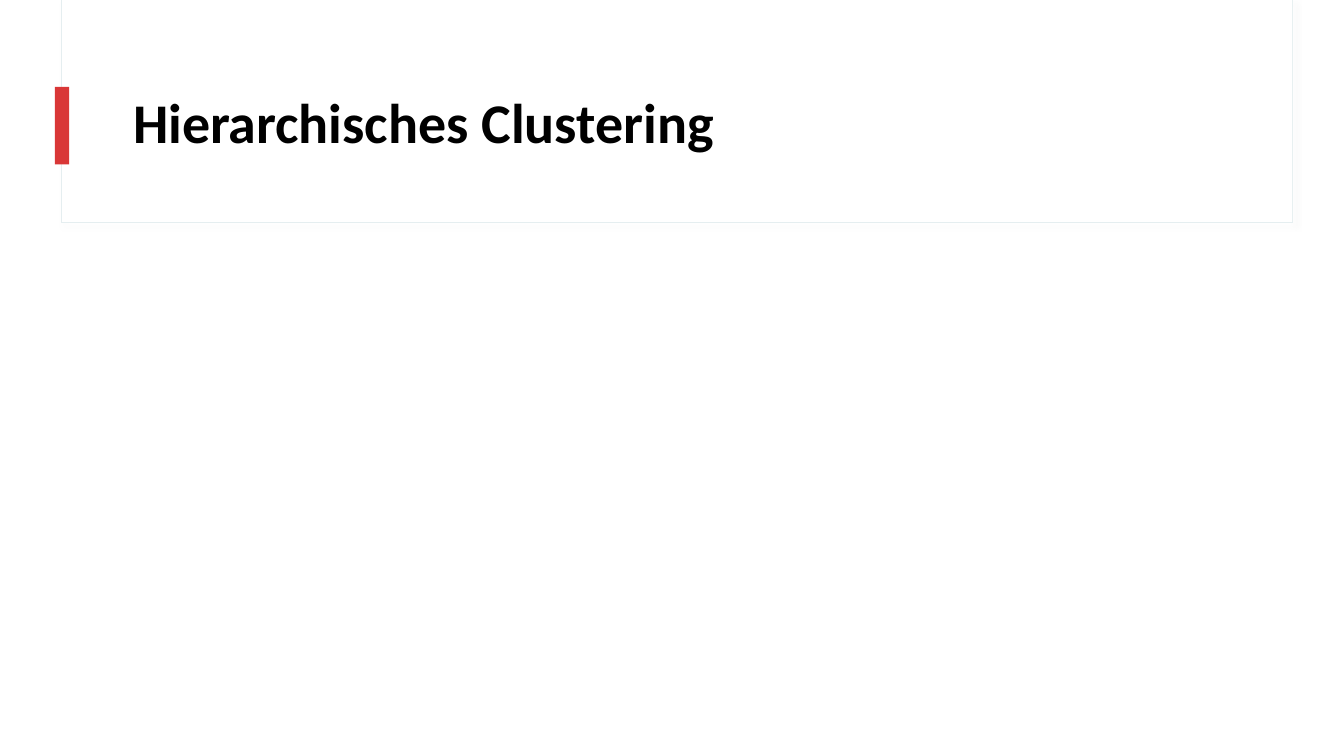
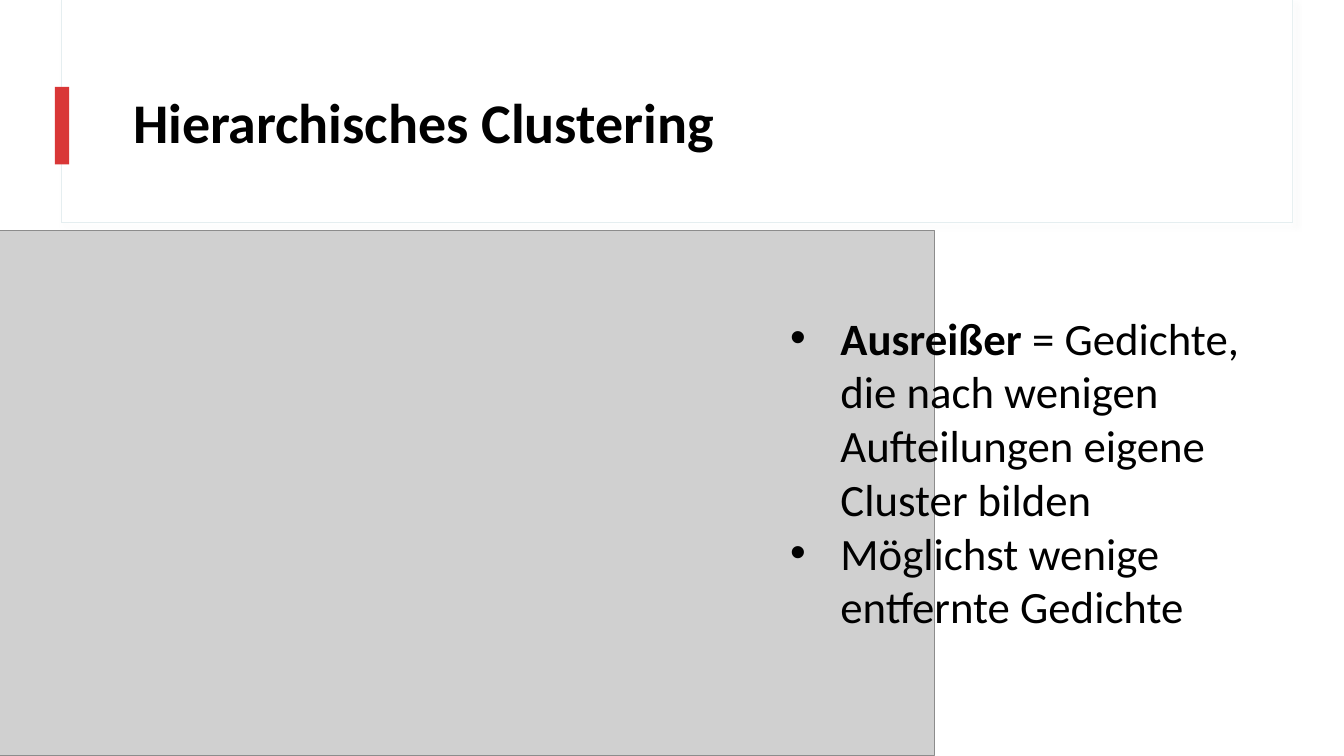
Before and after one commit to realjanpaulus/clusterpoems, a slide deck: slide 25 of presentation/clustering_presentation.pptx (slide 24 before the commit). Drawn at 1344x756 pixels with LibreOffice and Linux fonts; fonts in the diff are those of the drawing; grey boxes stand for pictures. Boxes give left, top, right and bottom in pixels: in the first picture for what was removed or moved away, otherwise in the second. Text is boxed around its words. In the diff, an @@ line names an element or a change of style, - is before the commit and + after.

```diff
--- a/presentation/clustering_presentation.pptx
+++ b/presentation/clustering_presentation.pptx
@@ picture added at <box>0,231,935,756</box> @@
@@ text added at <box>840,317,1239,635</box>, 32 pt, text #000000 @@
+• Ausreißer = Gedichte, die nach wenigen Aufteilungen eigene Cluster bilden
+• Möglichst wenige entfernte Gedichte
```
Also in this commit, not shown: 3 other slides changed, 8 slides added, 3 slides removed, 38 other files.
